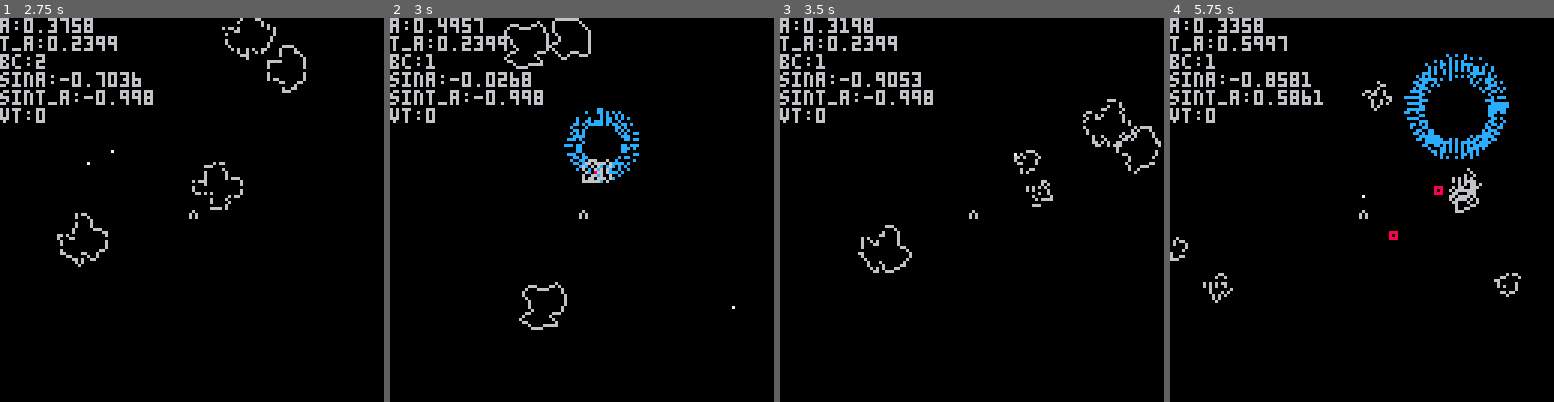
Above: before the commit, frames 1-4 (left to right).
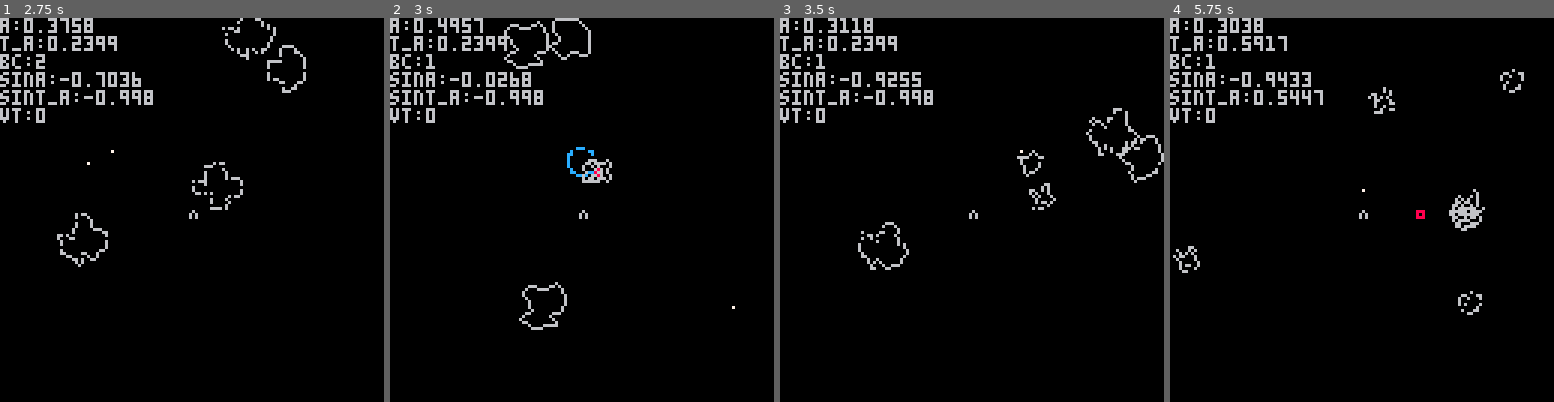
Above: after the commit, the same moments.

Repository: abemassry/sdioretsa
Game: PICO-8 cartridge sdioretsa.p8
The game is run twice, just before and just after one commit, with the same random seed, the same clock (stepped at 60 frames per second) and the same inputs.
Inputs:
- Up to frame 1 (2.75 s): tap O (Z key) at 0.7, 1.7, 2.1, 2.5 s; hold Right 1.6-2.1 s; hold Up 2.15-2.42 s; hold Right from 2.47 s (still down)
- Up to frame 2 (3 s): keep holding Right; tap O (Z key) at 2.9 s
- Up to frame 3 (3.5 s): release Right at 3.03 s; hold Left from 3.08 s (still down); tap O (Z key) at 3.3 s
- Up to frame 4 (5.75 s): release Left at 3.58 s; tap O (Z key) every 0.4 s from 3.7 to 5.7 s; hold Right 4.02-4.68 s; hold Up 4.73-5.03 s; hold Left 5.08-5.68 s

Frame 1 is identical in both runs. In frame 2, 1.0% of the frame differs, in the area x 45-65%, y 23-43%; in frame 3, 1.8%; in frame 4, 4.0%, in the area x 0-93%, y 0-78%.

Commit message:
more work on particles

Diff:
--- a/sdioretsa.p8
+++ b/sdioretsa.p8
@@ -103,7 +103,7 @@
 end
 
 function add_explode_particle(xinit, yinit, rinit, direction, tinit)
-	for ri=rinit,rinit+10,1 do
+	for ri=rinit,rinit+1,1 do
 		for i=0,1,0.025 do
 			add(one_up_particles, {
 				-- x=xinit+(((ri+tinit)*cos(i))*0.4),
@@ -113,12 +113,11 @@
 				t=tinit,
 				d=direction,
 				draw=function(self)
-					-- TODO: fall faster
 					if (flr(rnd(2)) == 0) then
 						if (direction < 0) then
 							pset(self.x+(((ri*0.75)+self.t)*cos(i)), self.y+(((ri*0.75)+self.t)*sin(i))-(self.t)-5, 12)
 						else
-							pset(self.x+(((ri*0.5)+self.t)*cos(i)), self.y+(((ri*0.5)+self.t)*sin(i))-(self.t*2)-5, 12)
+							pset((self.x*.9)+((self.t)*(cos(i)*.5)), (self.y*.9)+((self.t)*(sin(i)*.5)), 12)
 						end
 					end
 				end,
@@ -223,7 +222,7 @@
 				if (self.blow_up > 0) then
 					rect(self.rx,self.ry,self.rx-2,self.ry-2,8)
 					-- do astroid particle animation
-					if (self.blow_up == 1) draw_one_up_explode(self.rx, self.ry, self.size, 0, 0)
+					if (self.blow_up == 1) draw_one_up_explode(self.rx, self.ry, 0, 0, 6)
 					if self.blow_up > 1 then
 						for op in all(one_up_particles) do
 							op:update()
